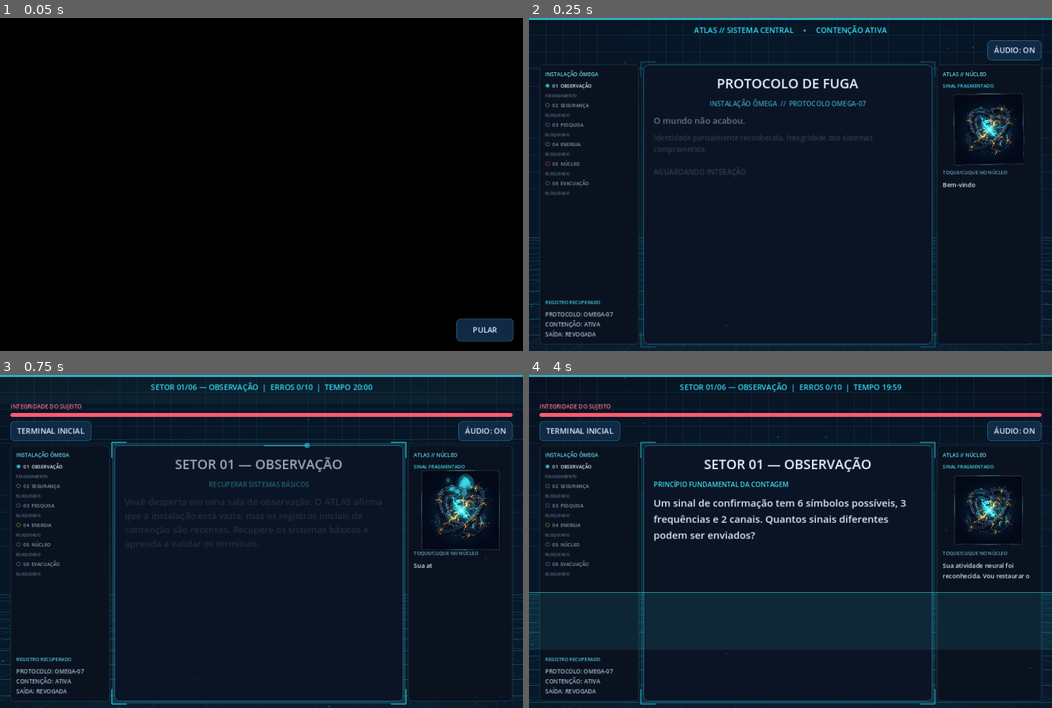
Above: before the commit, frames 1-4 (two rows, left to right).
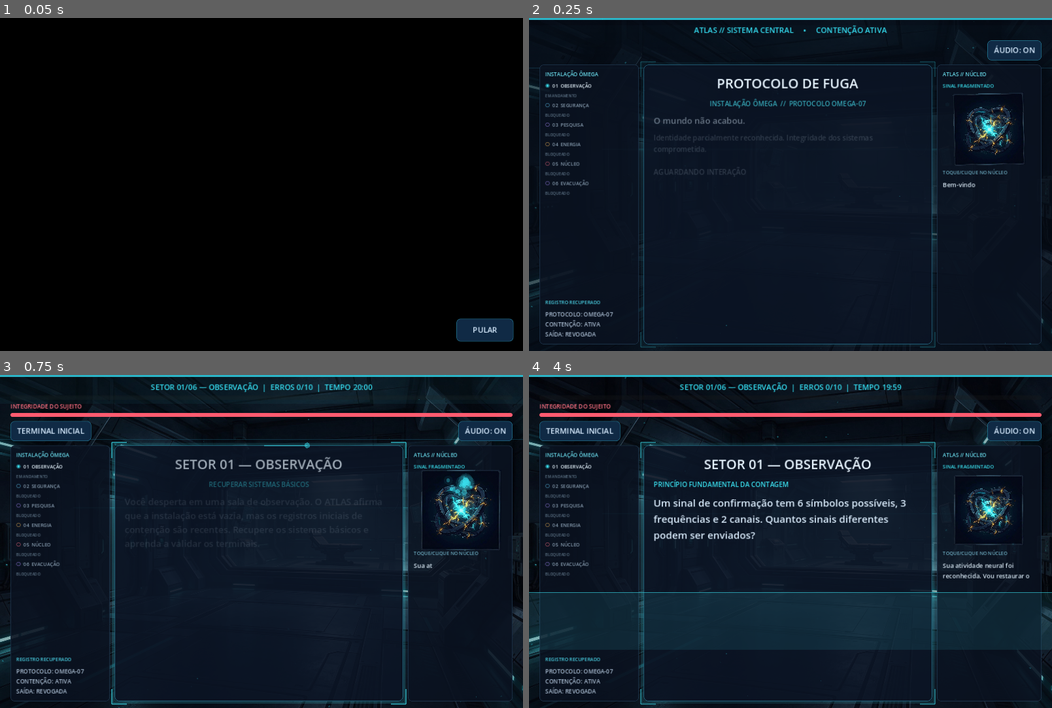
Above: after the commit, the same moments.

Repository: ettoremari/protocolo-de-fuga
Game: Godot game, scene res://main.tscn
Same seed, same stepped clock (60 frames per second), same inputs: the game is played once before the commit and once after it. Video files are missing from this copy of the repository; at most half a second of black plays in their place.
Inputs:
- Up to frame 1 (0.05 s): no input
- Up to frame 2 (0.25 s): no input
- Up to frame 3 (0.75 s): click "INICIAR PROTOCOLO" at 0.5 s
- Up to frame 4 (4 s): click "INICIAR VALIDAÇÃO DO SETOR" at 1.25 s; click "TERMINAL INICIAL" at 2 s; click "INICIAR PROTOCOLO" at 2.75 s; click "INICIAR VALIDAÇÃO DO SETOR" at 3.5 s

Frame 1 is identical in both runs. In frame 2, 1.3% of the frame differs, in the area x 0-100%, y 0-100%; in frame 3, 2.9%; in frame 4, 3.3%.
Error before the commit: Invalid assignment of property or key 'virtual_keyboard_show_on_focus' with value of type 'bool' on a base object of type 'LineEdit'. (res://scripts/main.gd:10…
Error after the commit: Invalid assignment of property or key 'virtual_keyboard_show_on_focus' with value of type 'bool' on a base object of type 'LineEdit'. (res://scripts/main.gd:11…

Commit message:
feat: adiciona salas cenográficas aos setores

Diff:
--- a/scripts/backdrop.gd
+++ b/scripts/backdrop.gd
@@ -9,12 +9,18 @@
 var scan_y := 0.0
 var dust: Array = []
 var _ready_dust := false
+var room_mode := false
 
 
 func _ready() -> void:
 	mouse_filter = Control.MOUSE_FILTER_IGNORE
 	set_anchors_and_offsets_preset(Control.PRESET_FULL_RECT)
 	z_index = -1
+
+
+func set_room_mode(enabled: bool) -> void:
+	room_mode = enabled
+	queue_redraw()
 
 
 func _process(delta: float) -> void:
@@ -39,35 +45,36 @@
 	var h: float = size.y
 	if w < 10.0 or h < 10.0:
 		return
+	var structural_scale := 0.0 if room_mode else 1.0
 
 	# Brilho frio vindo de baixo
 	for i in 26:
 		var r: float = w * (0.35 + float(i) * 0.045)
-		draw_circle(Vector2(w * 0.5, h * 1.12), r, Color(CYAN.r, CYAN.g, CYAN.b, 0.0075 * (1.0 - float(i) / 26.0)))
+		draw_circle(Vector2(w * 0.5, h * 1.12), r, Color(CYAN.r, CYAN.g, CYAN.b, 0.0075 * (1.0 - float(i) / 26.0) * structural_scale))
 
 	# Grade em perspectiva
 	var horizon: float = h * 0.66
 	var vp := Vector2(w * 0.5, horizon - h * 0.08)
-	draw_line(Vector2(0, horizon), Vector2(w, horizon), Color(CYAN.r, CYAN.g, CYAN.b, 0.22), 1.5)
+	draw_line(Vector2(0, horizon), Vector2(w, horizon), Color(CYAN.r, CYAN.g, CYAN.b, 0.22 * structural_scale), 1.5)
 	var cols := 12
 	for i in range(-cols, cols + 1):
 		var xb: float = w * 0.5 + (float(i) / float(cols)) * w * 1.4
-		draw_line(vp, Vector2(xb, h + 30.0), Color(CYAN.r, CYAN.g, CYAN.b, 0.13), 1.0)
+		draw_line(vp, Vector2(xb, h + 30.0), Color(CYAN.r, CYAN.g, CYAN.b, 0.13 * structural_scale), 1.0)
 	var rows := 14
 	for i in rows:
 		var p: float = fmod(float(i) / float(rows) + fmod(t * 0.03, 1.0 / float(rows)), 1.0)
 		var y: float = horizon + pow(p, 2.1) * (h - horizon + 40.0)
-		draw_line(Vector2(0, y), Vector2(w, y), Color(CYAN.r, CYAN.g, CYAN.b, 0.07 + 0.26 * p), 1.2)
+		draw_line(Vector2(0, y), Vector2(w, y), Color(CYAN.r, CYAN.g, CYAN.b, (0.07 + 0.26 * p) * structural_scale), 1.2)
 
 	# Grade fina de fundo (a antiga, agora mais discreta)
 	var step := maxi(34, int(w / 30.0))
 	var x := 0
 	while x <= int(w):
-		draw_line(Vector2(x, 0), Vector2(x, h), Color(0.071, 0.169, 0.267, 0.75), 1.0)
+		draw_line(Vector2(x, 0), Vector2(x, h), Color(0.071, 0.169, 0.267, 0.75 * structural_scale), 1.0)
 		x += step
 	var y2 := 0
 	while y2 <= int(h):
-		draw_line(Vector2(0, y2), Vector2(w, y2), Color(0.071, 0.169, 0.267, 0.75), 1.0)
+		draw_line(Vector2(0, y2), Vector2(w, y2), Color(0.071, 0.169, 0.267, 0.75 * structural_scale), 1.0)
 		y2 += step
 
 	# Poeira digital
--- a/scripts/main.gd
+++ b/scripts/main.gd
@@ -1,6 +1,7 @@
 extends Control
 
 const BackdropScript := preload("res://scripts/backdrop.gd")
+const RoomEnvironmentScript := preload("res://scripts/room_environment.gd")
 const FxScript := preload("res://scripts/fx.gd")
 const TOTAL_TIME := 20 * 60
 const MAX_ERRORS := 10
@@ -89,6 +90,7 @@
 var mobile_status_label: Label
 var video_player: VideoStreamPlayer
 var video_skip_button: Button
+var room_environment: Control
 var video_on_finished: Callable
 var backdrop: Control
 var fx: Control
@@ -188,6 +190,10 @@
 	background.set_anchors_and_offsets_preset(Control.PRESET_FULL_RECT)
 	background.z_index = -2
 	add_child(background)
+	room_environment = RoomEnvironmentScript.new()
+	room_environment.z_index = -2
+	add_child(room_environment)
+	room_environment.connect("room_texture_ready", Callable(self, "_on_room_texture_ready"))
 	backdrop = BackdropScript.new()
 	backdrop.z_index = -1
 	add_child(backdrop)
@@ -311,7 +317,7 @@
 
 func _style_main_panel(target: PanelContainer) -> void:
 	var style := StyleBoxFlat.new()
-	style.bg_color = Color("#0b1424")
+	style.bg_color = Color("#0b1424e3")
 	style.border_width_left = 1
 	style.border_width_right = 1
 	style.border_width_top = 1
@@ -413,7 +419,7 @@
 
 func _style_rail_panel(rail: PanelContainer) -> void:
 	var style := StyleBoxFlat.new()
-	style.bg_color = Color("#0a1220")
+	style.bg_color = Color("#0a1220e0")
 	style.border_width_left = 1
 	style.border_width_right = 1
 	style.border_width_top = 1
@@ -751,6 +757,10 @@
 	_enable_music_loop(current_music_stream)
 	music_player.stream = current_music_stream
 	music_player.play()
+
+func _on_room_texture_ready() -> void:
+	if backdrop and backdrop.has_method("set_room_mode"):
+		backdrop.set_room_mode(true)
 
 func _music_volume_for_stream(stream: AudioStream) -> float:
 	var trim := 0.0
@@ -915,6 +925,7 @@
 
 func _show_start() -> void:
 	state = "start"
+	call_deferred("_request_start_room_after_frame")
 	_set_music_stream(MENU_MUSIC_STREAM)
 	if fx:
 		fx.clear_all()
@@ -939,6 +950,11 @@
 	_make_label("Identidade parcialmente reconhecida. Integridade dos sistemas comprometida.\n\nAGUARDANDO INTERAÇÃO", 15)
 	_make_button("INICIAR PROTOCOLO", _start_game)
 
+func _request_start_room_after_frame() -> void:
+	await RenderingServer.frame_post_draw
+	if state == "start" and room_environment:
+		room_environment.call("set_sector", 1)
+
 func _start_game() -> void:
 	_play_video("res://assets/iniciar-missao.ogv", _begin_game)
 
@@ -961,6 +977,8 @@
 
 func _show_sector_intro() -> void:
 	_set_music_stream(PHASE_MUSIC_STREAMS[phase])
+	if room_environment:
+		room_environment.call("set_sector", phase)
 	_clear_content()
 	state = "sector_intro"
 	_update_core_state()
@@ -1246,6 +1264,8 @@
 
 func _show_finale() -> void:
 	phase = 6
+	if room_environment:
+		room_environment.call("set_sector", 6)
 	state = "finale"
 	_clear_content()
 	progress.value = TOTAL_HITS
--- /dev/null
+++ b/scripts/room_environment.gd
@@ -0,0 +1,168 @@
+extends Control
+## Cenário panorâmico e animações ambientais dos seis setores.
+## Carrega apenas a sala solicitada, em background, sem bloquear a interface.
+
+signal room_texture_ready
+
+const ROOM_TEXTURES := [
+	"res://assets/rooms/sector01_observacao.jpg",
+	"res://assets/rooms/sector02_seguranca.jpg",
+	"res://assets/rooms/sector03_pesquisa.jpg",
+	"res://assets/rooms/sector04_energia.jpg",
+	"res://assets/rooms/sector05_nucleo.jpg",
+	"res://assets/rooms/sector06_evacuacao.jpg",
+]
+const ROOM_ACCENTS := [
+	Color("#34dcee"),
+	Color("#ff5369"),
+	Color("#b38aff"),
+	Color("#ffc05a"),
+	Color("#57dff0"),
+	Color("#ffbf69"),
+]
+
+var sector := 1
+var _time := 0.0
+var _active_texture: Texture2D
+var _previous_texture: Texture2D
+var _active_path := ""
+var _queued_path := ""
+var _transition_progress := 1.0
+
+
+func _ready() -> void:
+	mouse_filter = Control.MOUSE_FILTER_IGNORE
+	texture_filter = CanvasItem.TEXTURE_FILTER_LINEAR
+	set_anchors_and_offsets_preset(Control.PRESET_FULL_RECT)
+	z_index = -2
+	queue_redraw()
+
+
+func set_sector(sector_number: int) -> void:
+	var next_sector := clampi(sector_number, 1, ROOM_TEXTURES.size())
+	sector = next_sector
+	var requested_path: String = ROOM_TEXTURES[next_sector - 1]
+	if requested_path == _active_path or requested_path == _queued_path:
+		return
+
+	_queued_path = requested_path
+	var request_error := ResourceLoader.load_threaded_request(requested_path, "Texture2D", false)
+	if request_error != OK and request_error != ERR_BUSY:
+		_queued_path = ""
+		push_warning("Não foi possível iniciar o carregamento do cenário: " + requested_path)
+	queue_redraw()
+
+
+func _process(delta: float) -> void:
+	_time += delta
+	if not _queued_path.is_empty():
+		var requested_path := _queued_path
+		var load_status := ResourceLoader.load_threaded_get_status(requested_path)
+		if load_status == ResourceLoader.THREAD_LOAD_LOADED:
+			_queued_path = ""
+			var loaded_texture := ResourceLoader.load_threaded_get(requested_path) as Texture2D
+			if loaded_texture:
+				_previous_texture = _active_texture
+				_active_texture = loaded_texture
+				_active_path = requested_path
+				_transition_progress = 0.0
+				room_texture_ready.emit()
+			else:
+				push_warning("O recurso carregado não é uma textura: " + requested_path)
+		elif load_status == ResourceLoader.THREAD_LOAD_FAILED or load_status == ResourceLoader.THREAD_LOAD_INVALID_RESOURCE:
+			_queued_path = ""
+			push_warning("Falha ao carregar o cenário; o fundo anterior permanece como fallback: " + requested_path)
+
+	if _transition_progress < 1.0:
+		_transition_progress = minf(1.0, _transition_progress + delta * 2.4)
+		if _transition_progress >= 1.0:
+			_previous_texture = null
+	queue_redraw()
+
+
+func _draw() -> void:
+	if size.x < 1.0 or size.y < 1.0:
+		return
+
+	var bounds := Rect2(Vector2.ZERO, size)
+	draw_rect(bounds, Color("#07111f"), true)
+	if _previous_texture:
+		_draw_cover(_previous_texture, 1.0 - _transition_progress)
+	if _active_texture:
+		_draw_cover(_active_texture, _transition_progress)
+
+	# Escurece só o bastante para a arquitetura continuar visível sob os painéis.
+	draw_rect(bounds, Color(0.008, 0.018, 0.038, 0.30), true)
+	_draw_room_animation()
+
+
+func _draw_cover(texture: Texture2D, alpha: float) -> void:
+	if texture == null or alpha <= 0.0 or size.y <= 0.0:
+		return
+	var texture_size := Vector2(texture.get_size())
+	if texture_size.x <= 0.0 or texture_size.y <= 0.0:
+		return
+
+	var source := Rect2(Vector2.ZERO, texture_size)
+	var target_aspect := size.x / size.y
+	var source_aspect := texture_size.x / texture_size.y
+	if source_aspect > target_aspect:
+		source.size.x = texture_size.y * target_aspect
+		source.position.x = (texture_size.x - source.size.x) * 0.5
+	else:
+		source.size.y = texture_size.x / target_aspect
+		source.position.y = (texture_size.y - source.size.y) * 0.5
+
+	draw_texture_rect_region(
+		texture,
+		Rect2(Vector2.ZERO, size),
+		source,
+		Color(1.0, 1.0, 1.0, alpha),
+		false,
+		true,
+	)
+
+
+func _draw_room_animation() -> void:
+	var accent: Color = ROOM_ACCENTS[sector - 1]
+	var pulse := 0.5 + 0.5 * sin(_time * 1.25)
+	match sector:
+		1:
+			var scan_y := size.y * (0.39 + sin(_time * 0.42) * 0.025)
+			draw_rect(Rect2(size.x * 0.14, scan_y, size.x * 0.72, 2.0), _with_alpha(accent, 0.18), true)
+			draw_line(Vector2(size.x * 0.18, scan_y + 4.0), Vector2(size.x * 0.82, scan_y + 4.0), _with_alpha(accent, 0.08), 1.0)
+			draw_circle(Vector2(size.x * 0.80, size.y * 0.26), 3.0 + pulse * 2.0, _with_alpha(accent, 0.20 + pulse * 0.12))
+		2:
+			var scan_x := fposmod(_time * 82.0, size.x + 100.0) - 50.0
+			draw_rect(Rect2(scan_x, size.y * 0.16, 22.0, size.y * 0.62), Color(1.0, 0.12, 0.20, 0.045), true)
+			draw_line(Vector2(scan_x + 11.0, size.y * 0.16), Vector2(scan_x + 11.0, size.y * 0.78), Color(1.0, 0.22, 0.28, 0.28), 1.4)
+			draw_circle(Vector2(size.x * 0.88, size.y * 0.20), 3.0 + pulse * 2.0, Color(1.0, 0.16, 0.24, 0.25 + pulse * 0.30))
+		3:
+			for index in range(12):
+				var rise := fposmod(_time * 0.055 + float(index) * 0.091, 1.0)
+				var x := size.x * (0.12 + fposmod(float(index) * 0.37, 0.76))
+				var y := size.y * (1.0 - rise)
+				var mote_alpha := 0.10 + 0.11 * (0.5 + 0.5 * sin(_time + float(index)))
+				draw_circle(Vector2(x, y), 1.2 + fposmod(float(index), 2.0) * 0.7, _with_alpha(accent, mote_alpha))
+		4:
+			var circuit_y := size.y * 0.80
+			var line_start := size.x * 0.10
+			var line_end := size.x * 0.90
+			draw_line(Vector2(line_start, circuit_y), Vector2(line_end, circuit_y), _with_alpha(accent, 0.16), 2.0)
+			var pulse_x := line_start + fposmod(_time * 90.0, line_end - line_start)
+			draw_circle(Vector2(pulse_x, circuit_y), 4.0 + pulse * 1.5, _with_alpha(accent, 0.42))
+		5:
+			var core_center := Vector2(size.x * 0.84, size.y * 0.48)
+			for ring in range(3):
+				var radius := 18.0 + float(ring) * 15.0 + pulse * 4.0
+				draw_arc(core_center, radius, 0.0, TAU, 48, _with_alpha(accent, 0.10 + pulse * 0.08), 1.2, true)
+			draw_circle(core_center, 3.0 + pulse * 2.0, _with_alpha(accent, 0.24 + pulse * 0.25))
+		6:
+			for index in range(12):
+				var guide_alpha := 0.12 + 0.42 * (0.5 + 0.5 * sin(_time * 1.8 - float(index) * 0.48))
+				var x := size.x * (0.16 + float(index) * 0.061)
+				draw_rect(Rect2(x, size.y * 0.90, 10.0, 3.0), _with_alpha(accent, guide_alpha), true)
+
+
+func _with_alpha(color: Color, alpha: float) -> Color:
+	return Color(color.r, color.g, color.b, alpha)
Binary file added: assets/rooms/sector01_observacao.jpg
Binary file added: assets/rooms/sector02_seguranca.jpg
Binary file added: assets/rooms/sector03_pesquisa.jpg
Binary file added: assets/rooms/sector04_energia.jpg
Binary file added: assets/rooms/sector05_nucleo.jpg
Binary file added: assets/rooms/sector06_evacuacao.jpg
Not shown, added: TODO.md
Not shown, added: plan.md
